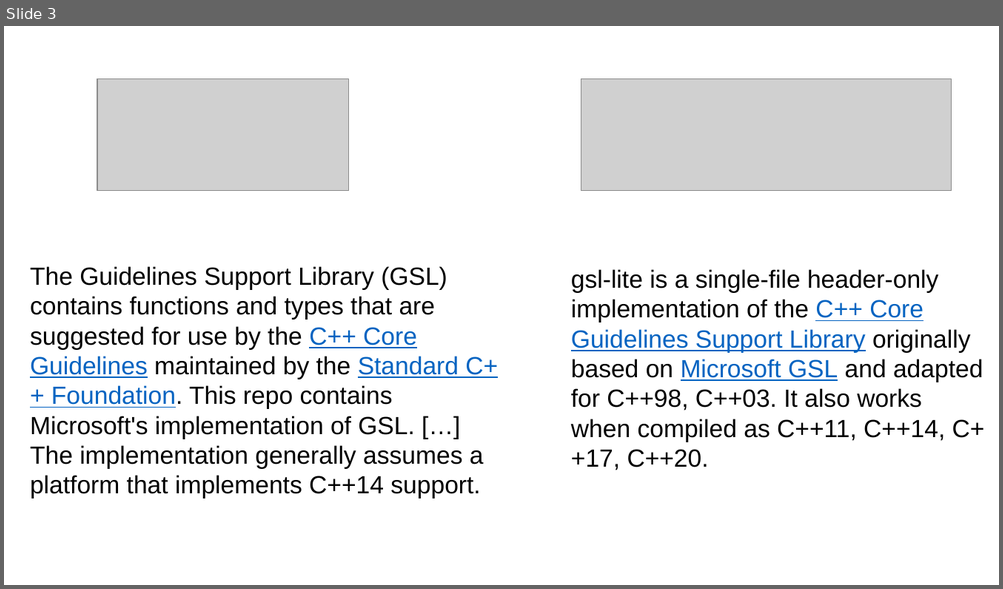
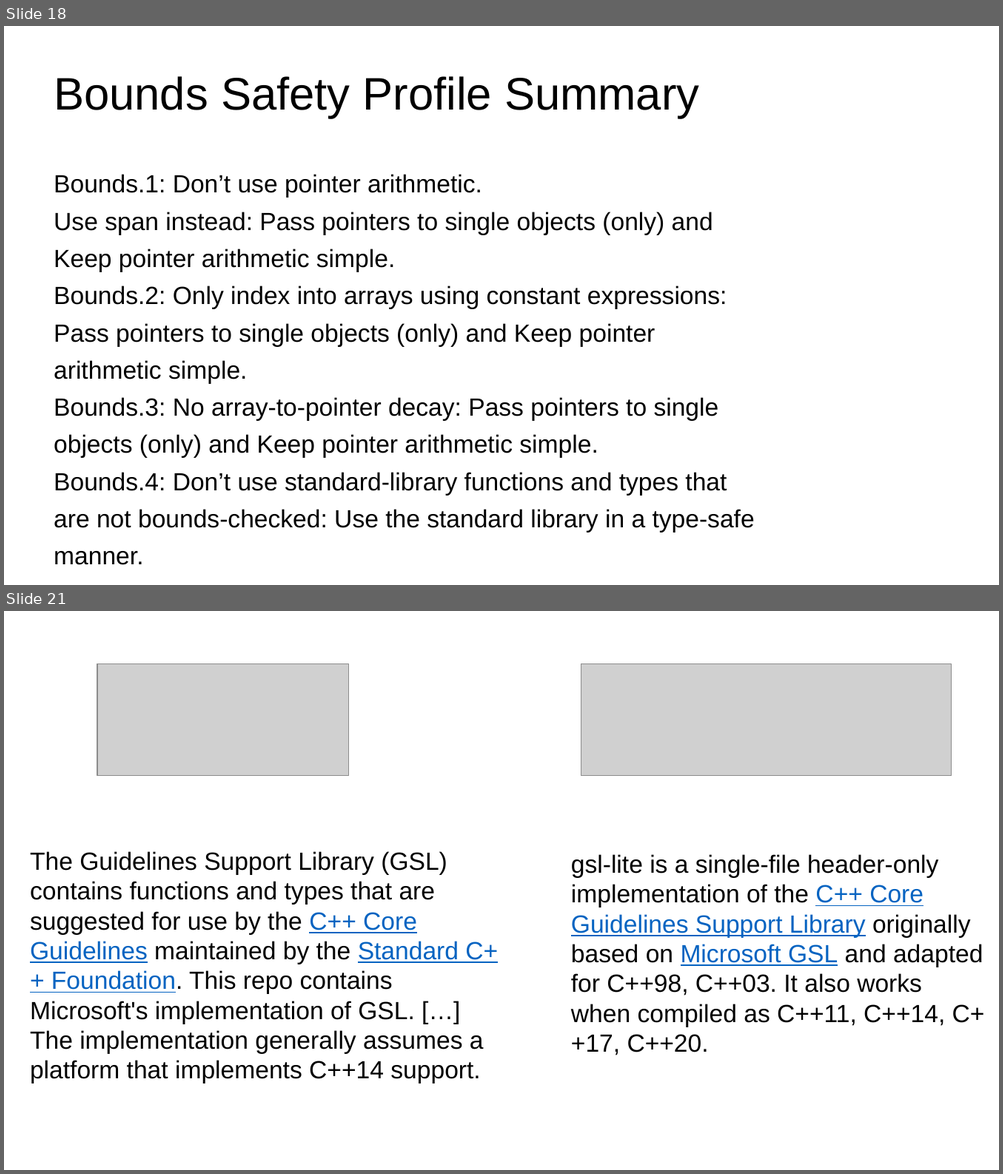
Before and after one commit to LongArmMcGee/cpp-safety, a slide deck: images/safe_cpp_graphics.pptx. Shown one above the other, each under a label of ours: slide 3 before the commit, slides 18 and 21 after it; the slides between them are not shown. The pictures are 1003x589 and 1003x1174 pixels, drawn with LibreOffice and Linux fonts; fonts in the diff are those of the drawing; grey boxes stand for pictures. Boxes give left, top, right and bottom in pixels: in the first picture for what was removed or moved away, otherwise in the second. Text is boxed around its words. In the diff, an @@ line names an element or a change of style, - is before the commit and + after.

```diff
--- a/images/safe_cpp_graphics.pptx
+++ b/images/safe_cpp_graphics.pptx
@@ slide 18 added at (4,26,999,585), background #FFFFFF @@
@@ title added at (54,76,699,118), 44 pt, text #000000 @@
+Bounds Safety Profile Summary
@@ subtitle added at (54,174,754,565), 24 pt, text #000000 @@
+Bounds.1: Don’t use pointer arithmetic.
+Use span instead: Pass pointers to single objects (only) and
+Keep pointer arithmetic simple.
+Bounds.2: Only index into arrays using constant expressions:
+Pass pointers to single objects (only) and Keep pointer
+arithmetic simple.
+Bounds.3: No array-to-pointer decay: Pass pointers to single
+objects (only) and Keep pointer arithmetic simple.
+Bounds.4: Don’t use standard-library functions and types that
+are not bounds-checked: Use the standard library in a type-safe
+manner.
@@ what was slide 3 is now slide 21 @@
```
Also in this commit, not shown: 29 other slides added.
